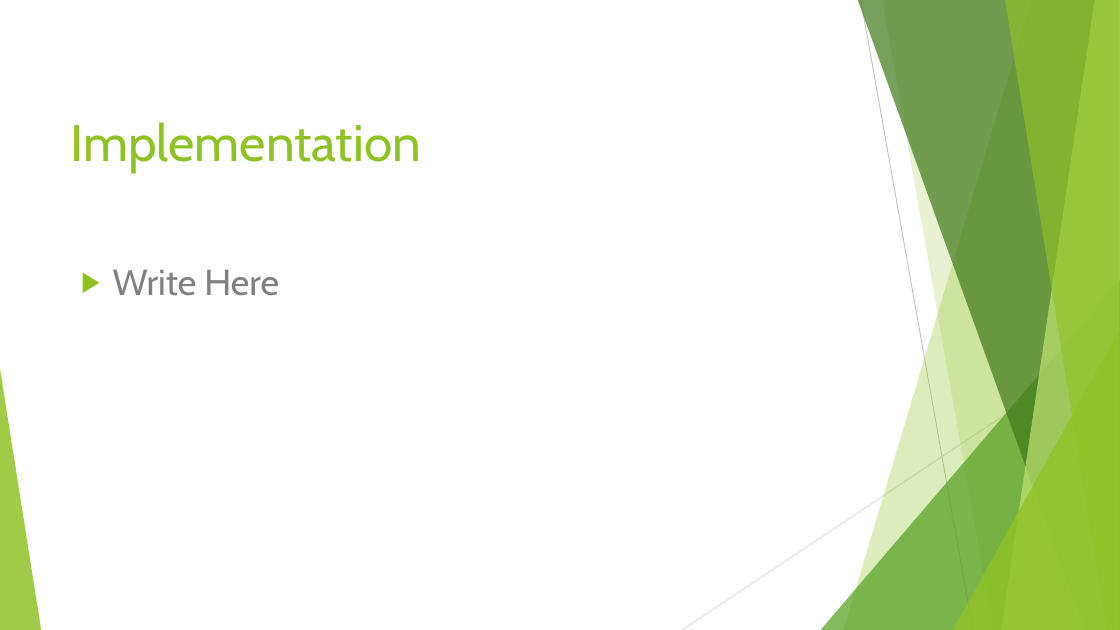
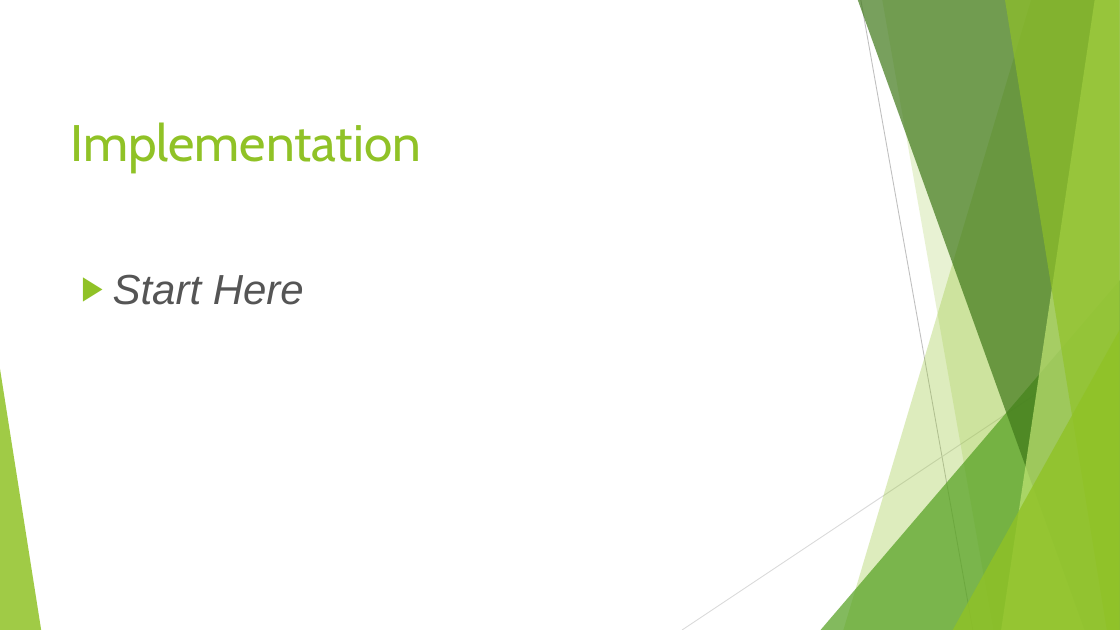
Before and after one commit to satya1013/Fake-News-1, a slide deck: slide 12 of Fake News.pptx (slide 6 before the commit). Drawn at 1120x630 pixels with LibreOffice and Linux fonts; fonts in the diff are those of the drawing. Boxes give left, top, right and bottom in pixels: in the first picture for what was removed or moved away, otherwise in the second. Text is boxed around its words. In the diff, an @@ line names an element or a change of style, - is before the commit and + after.

```diff
--- a/Fake News.pptx
+++ b/Fake News.pptx
@@ text at [113, 274, 304, 305]: text changed; size 31 to 36 pt; font Cabin to Arial; text colour #808080 to #555555; italic on @@
-▶ Write Here
+▶ Start Here
```
Also in this commit, not shown: 1 other slide changed, 6 slides added.
